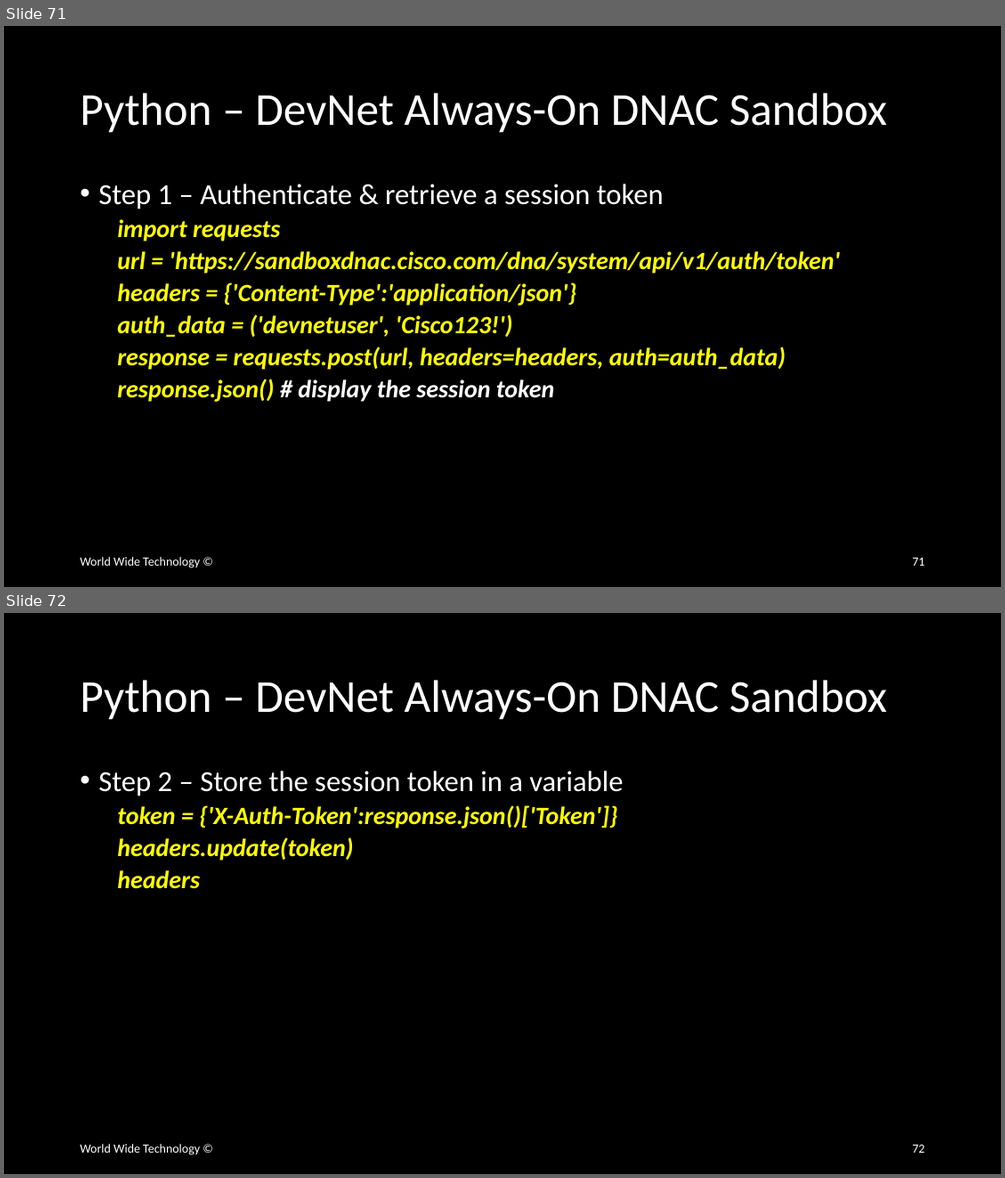
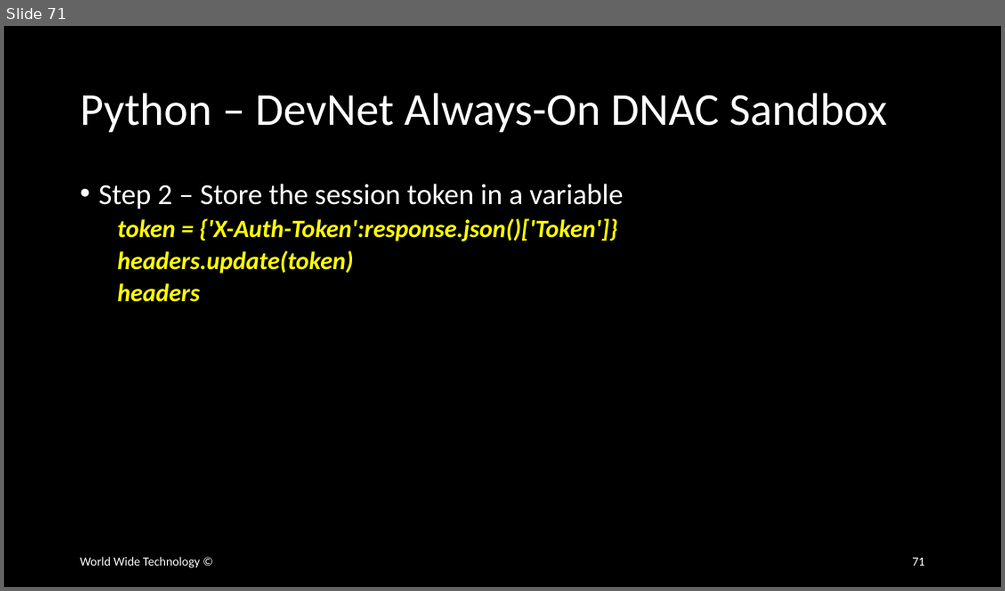
Before and after one commit to wwt/curl-requests-foundations, a slide deck: curl-requests-foundations.pptx. Shown one above the other, each under a label of ours: slides 71 and 72 before the commit, slide 71 after it. The pictures are 1005x1178 and 1005x591 pixels, drawn with LibreOffice and Linux fonts; fonts in the diff are those of the drawing. Boxes give left, top, right and bottom in pixels: in the first picture for what was removed or moved away, otherwise in the second. Text is boxed around its words. In the diff, an @@ line names an element or a change of style, - is before the commit and + after.

```diff
--- a/curl-requests-foundations.pptx
+++ b/curl-requests-foundations.pptx
@@ slide 71 removed at (x1=4, y1=26, x2=1001, y2=587), background #000000 @@
@@ title removed at (x1=80, y1=93, x2=887, y2=133) @@
-Python – DevNet Always-On DNAC Sandbox
@@ text removed at (x1=98, y1=184, x2=840, y2=402) @@
-• Step 1 – Authenticate & retrieve a session token
-  import requests
-  url = 'https://sandboxdnac.cisco.com/dna/system/api/v1/auth/token'
-  headers = {'Content-Type':'application/json'}
-  auth_data = ('devnetuser', 'Cisco123!')
-  response = requests.post(url, headers=headers, auth=auth_data)
-  response.json() # display the session token
@@ text removed at (x1=80, y1=556, x2=200, y2=568) @@
-World Wide Technology ©
@@ page number removed at (x1=912, y1=557, x2=924, y2=565) @@
-71
@@ what was slide 72 is now slide 71 @@
@@ page number at (x1=912, y1=557, x2=924, y2=565): text changed @@
-72
+71
```
Also in this commit, not shown: 9 slides changed.
